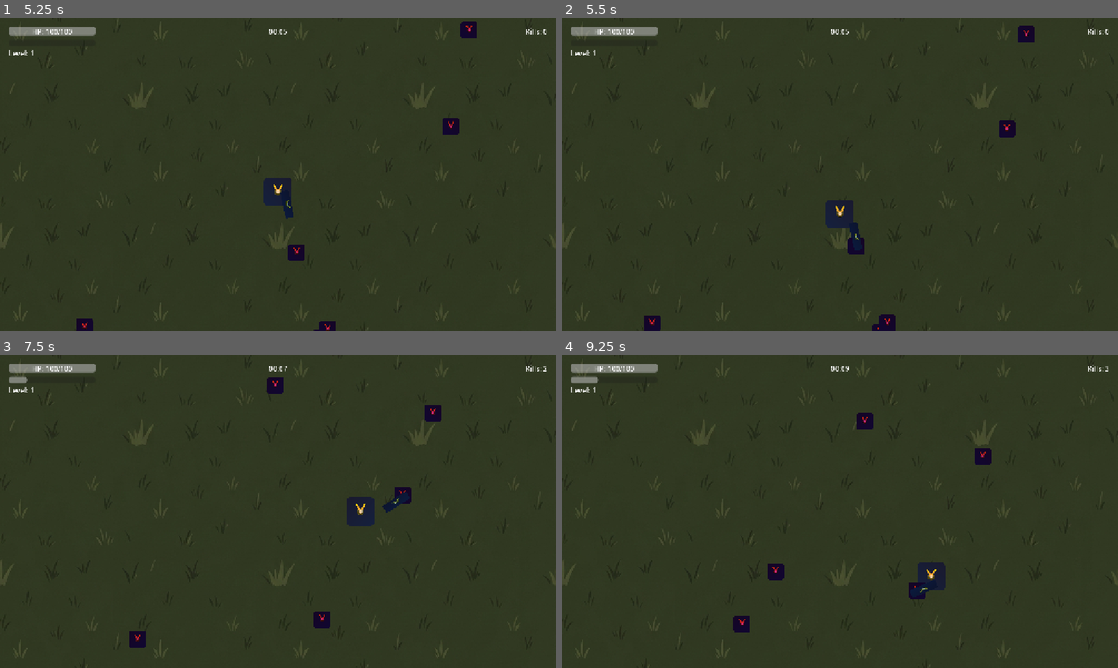
Above: before the commit, frames 1-4 (two rows, left to right).
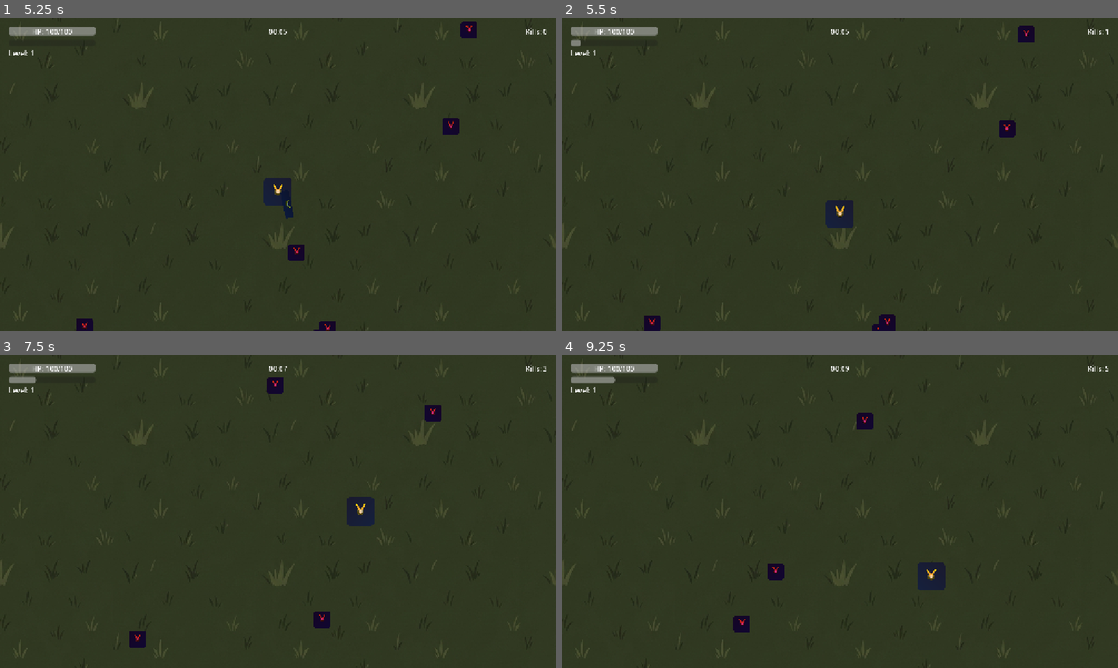
Above: after the commit, the same moments.

Repository: TeeShi/Tutien_Sinhton
Game: Godot game, scene res://scenes/main/Main.tscn
Two runs of this game, one before a commit and one after it. Both use one fixed random seed, a clock stepped at 60 frames per second and the inputs below.
Inputs:
- Up to frame 1 (5.25 s): hold D (move_right) 0.53-1.28 s; hold S (move_down) 1.28-2.03 s; hold D (move_right) 2.03-2.78 s; hold W (move_up) 2.78-3.53 s; hold A (move_left) 3.53-5.03 s; hold S (move_down) from 5.03 s (still down)
- Up to frame 2 (5.5 s): keep holding S (move_down)
- Up to frame 3 (7.5 s): release S (move_down) at 5.78 s; hold D (move_right) 5.78-6.53 s; hold W (move_up) 6.53-7.28 s; hold D (move_right) from 7.28 s (still down)
- Up to frame 4 (9.25 s): release D (move_right) at 8.03 s; hold S (move_down) 8.03-8.78 s; hold A (move_left) from 8.78 s (still down)

Frame 1 is identical in both runs. In frame 2, 0.3% of the frame differs, in the area x 1-99%, y 3-76%; in frame 3, 0.3%; in frame 4, 0.4%, in the area x 6-99%, y 3-78%.

Commit message:
Add Elite enemies (YeuLang, BachCotTinh), fix projectile hitbox, add HP regen, create TeeShi-GameLib

Diff:
--- /dev/null
+++ b/TuTienSinhTon/scenes/enemies/BachCotTinh.tscn
@@ -0,0 +1,30 @@
+[gd_scene load_steps=3 format=3 uid="uid://bachcottinh_scene"]
+
+[ext_resource type="Script" path="res://scripts/enemies/BachCotTinh.gd" id="1_script"]
+[ext_resource type="Texture2D" uid="uid://icon" path="res://icon.svg" id="2_icon"]
+
+[sub_resource type="RectangleShape2D" id="RectangleShape2D_collision"]
+size = Vector2(60, 60)
+
+[sub_resource type="RectangleShape2D" id="RectangleShape2D_hitbox"]
+size = Vector2(70, 70)
+
+[node name="BachCotTinh" type="CharacterBody2D"]
+collision_layer = 2
+collision_mask = 1
+script = ExtResource("1_script")
+
+[node name="Sprite2D" type="Sprite2D" parent="."]
+modulate = Color(0.95, 0.95, 1, 1)
+scale = Vector2(0.5, 0.5)
+texture = ExtResource("2_icon")
+
+[node name="CollisionShape2D" type="CollisionShape2D" parent="."]
+shape = SubResource("RectangleShape2D_collision")
+
+[node name="Hitbox" type="Area2D" parent="."]
+collision_layer = 2
+collision_mask = 1
+
+[node name="CollisionShape2D" type="CollisionShape2D" parent="Hitbox"]
+shape = SubResource("RectangleShape2D_hitbox")
--- /dev/null
+++ b/TuTienSinhTon/scenes/enemies/YeuLang.tscn
@@ -0,0 +1,30 @@
+[gd_scene load_steps=3 format=3 uid="uid://yeulang_scene"]
+
+[ext_resource type="Script" path="res://scripts/enemies/YeuLang.gd" id="1_script"]
+[ext_resource type="Texture2D" uid="uid://icon" path="res://icon.svg" id="2_icon"]
+
+[sub_resource type="RectangleShape2D" id="RectangleShape2D_collision"]
+size = Vector2(36, 36)
+
+[sub_resource type="RectangleShape2D" id="RectangleShape2D_hitbox"]
+size = Vector2(40, 40)
+
+[node name="YeuLang" type="CharacterBody2D"]
+collision_layer = 2
+collision_mask = 1
+script = ExtResource("1_script")
+
+[node name="Sprite2D" type="Sprite2D" parent="."]
+modulate = Color(0.3, 0.3, 0.7, 1)
+scale = Vector2(0.3, 0.3)
+texture = ExtResource("2_icon")
+
+[node name="CollisionShape2D" type="CollisionShape2D" parent="."]
+shape = SubResource("RectangleShape2D_collision")
+
+[node name="Hitbox" type="Area2D" parent="."]
+collision_layer = 2
+collision_mask = 1
+
+[node name="CollisionShape2D" type="CollisionShape2D" parent="Hitbox"]
+shape = SubResource("RectangleShape2D_hitbox")
--- a/TuTienSinhTon/scenes/projectiles/SwordProjectile.tscn
+++ b/TuTienSinhTon/scenes/projectiles/SwordProjectile.tscn
@@ -4,7 +4,7 @@
 [ext_resource type="Texture2D" uid="uid://icon" path="res://icon.svg" id="2_sprite"]
 
 [sub_resource type="RectangleShape2D" id="RectangleShape2D_hitbox"]
-size = Vector2(32, 8)
+size = Vector2(60, 20)
 
 [node name="SwordProjectile" type="Area2D"]
 collision_layer = 4
--- /dev/null
+++ b/TuTienSinhTon/scripts/enemies/BachCotTinh.gd
@@ -0,0 +1,72 @@
+# ╔═══════════════════════════════════════════════════════════════════════════╗
+# ║                          BẠCH CỐT TINH                                    ║
+# ║                    Boss Enemy - White Bone Spirit                         ║
+# ╚═══════════════════════════════════════════════════════════════════════════╝
+#
+# ┌─────────────────────────────────────────────────────────────────────────┐
+# │ Bạch Cốt Tinh - Boss đầu tiên                                           │
+# │                                                                         │
+# │ ĐẶC ĐIỂM:                                                               │
+# │   - HP rất cao (100)                                                    │
+# │   - Damage cao (20)                                                     │
+# │   - Di chuyển chậm nhưng ổn định                                        │
+# │   - Khi chết drop nhiều XP và Gold                                      │
+# │   - Có thể có skill đặc biệt (sau này)                                  │
+# └─────────────────────────────────────────────────────────────────────────┘
+
+extends BaseEnemy
+
+
+# Boss-specific variables
+var is_enraged: bool = false  # Boost stats khi HP thấp
+
+
+func _ready() -> void:
+	# Set enemy info
+	enemy_id = "bach_cot_tinh"
+	enemy_name = "Bạch Cốt Tinh"
+	enemy_type = EnemyType.BOSS
+
+	# Stats - Boss level
+	max_hp = 100
+	damage = 20
+	move_speed = 40.0  # Chậm nhưng đáng sợ
+	xp_value = 50
+	gold_value = 10
+	attack_cooldown = 1.0
+	knockback_resistance = 0.8  # Gần như không bị đẩy
+
+	# Call parent
+	super._ready()
+
+	# Notify boss spawned
+	Events.boss_spawned.emit(self)
+	print("⚠️ BOSS XUẤT HIỆN: ", enemy_name, "!")
+
+
+func take_damage(amount: float, knockback_direction: Vector2 = Vector2.ZERO) -> void:
+	super.take_damage(amount, knockback_direction)
+
+	# Enrage khi HP dưới 30%
+	if not is_enraged and current_hp < max_hp * 0.3:
+		_enrage()
+
+
+func _enrage() -> void:
+	is_enraged = true
+
+	# Boost stats
+	move_speed *= 1.5
+	damage = int(damage * 1.5)
+	attack_cooldown *= 0.7
+
+	# Visual feedback (có thể thêm effect sau)
+	if sprite:
+		sprite.modulate = Color(1, 0.3, 0.3)  # Đỏ lên
+
+	print("💀 ", enemy_name, " CUỒNG NỘ!")
+
+
+func _die() -> void:
+	print("🎉 BOSS ", enemy_name, " ĐÃ BỊ TIÊU DIỆT!")
+	super._die()
--- /dev/null
+++ b/TuTienSinhTon/scripts/enemies/YeuLang.gd
@@ -0,0 +1,36 @@
+# ╔═══════════════════════════════════════════════════════════════════════════╗
+# ║                              YÊU LANG                                     ║
+# ║                    Elite Enemy - Demon Wolf                               ║
+# ╚═══════════════════════════════════════════════════════════════════════════╝
+#
+# ┌─────────────────────────────────────────────────────────────────────────┐
+# │ Yêu Lang - Sói ma mạnh hơn, ít hơn                                      │
+# │ Tương đương với "SmallMonster" trong Vampire Survivors                  │
+# │                                                                         │
+# │ ĐẶC ĐIỂM:                                                               │
+# │   - HP cao hơn TiểuYêuTrùng x3                                          │
+# │   - Damage cao hơn x2                                                   │
+# │   - Di chuyển nhanh hơn x1.5                                            │
+# │   - XP drop nhiều hơn x5                                                │
+# └─────────────────────────────────────────────────────────────────────────┘
+
+extends BaseEnemy
+
+
+func _ready() -> void:
+	# Set enemy info
+	enemy_id = "yeu_lang"
+	enemy_name = "Yêu Lang"
+	enemy_type = EnemyType.ELITE
+
+	# Stats - Mạnh hơn nhưng ít hơn
+	max_hp = 25
+	damage = 10
+	move_speed = 80.0
+	xp_value = 5
+	gold_value = 1
+	attack_cooldown = 0.8
+	knockback_resistance = 0.3  # Khó đẩy hơn
+
+	# Call parent
+	super._ready()
--- a/TuTienSinhTon/scripts/player/Player.gd
+++ b/TuTienSinhTon/scripts/player/Player.gd
@@ -352,3 +352,9 @@
 	for weapon in weapon_container.get_children():
 		if weapon.has_method("recalculate_stats"):
 			weapon.recalculate_stats()
+
+
+## Thêm HP regen rate
+func add_hp_regen(amount: float) -> void:
+	recovery += amount
+	print("HP Regen increased to: ", recovery, " HP/s")
--- a/TuTienSinhTon/scripts/systems/EnemySpawner.gd
+++ b/TuTienSinhTon/scripts/systems/EnemySpawner.gd
@@ -39,9 +39,8 @@
 
 const ENEMY_SCENES = {
 	"tieu_yeu_trung": preload("res://scenes/enemies/TieuYeuTrung.tscn"),
-	# Thêm enemy types khác sau:
-	# "cuong_thi": preload("res://scenes/enemies/CuongThi.tscn"),
-	# "oan_hon": preload("res://scenes/enemies/OanHon.tscn"),
+	"yeu_lang": preload("res://scenes/enemies/YeuLang.tscn"),
+	"bach_cot_tinh": preload("res://scenes/enemies/BachCotTinh.tscn"),
 }
 
 
@@ -66,25 +65,52 @@
 			["tieu_yeu_trung", 100],  # 100% chance
 		]
 	},
+	30: {  # 0:30 - Introduce Elite
+		"spawn_rate": 1.2,
+		"enemies": [
+			["tieu_yeu_trung", 90],   # 90%
+			["yeu_lang", 10],          # 10% Elite
+		]
+	},
 	60: {  # 1:00
 		"spawn_rate": 1.5,
 		"enemies": [
-			["tieu_yeu_trung", 100],
+			["tieu_yeu_trung", 80],
+			["yeu_lang", 20],
+		]
+	},
+	90: {  # 1:30 - BOSS TIME!
+		"spawn_rate": 2.0,
+		"enemies": [
+			["tieu_yeu_trung", 75],
+			["yeu_lang", 20],
+			["bach_cot_tinh", 5],     # 5% Boss!
 		]
 	},
 	120: {  # 2:00
-		"spawn_rate": 2.0,
-		"enemies": [
-			["tieu_yeu_trung", 100],
-		]
-	},
-	300: {  # 5:00 - Spike
+		"spawn_rate": 2.5,
+		"enemies": [
+			["tieu_yeu_trung", 70],
+			["yeu_lang", 25],
+			["bach_cot_tinh", 5],
+		]
+	},
+	180: {  # 3:00 - More Elites
 		"spawn_rate": 3.0,
 		"enemies": [
-			["tieu_yeu_trung", 100],
-		]
-	},
-	# Thêm waves sau...
+			["tieu_yeu_trung", 60],
+			["yeu_lang", 30],
+			["bach_cot_tinh", 10],
+		]
+	},
+	300: {  # 5:00 - Chaos
+		"spawn_rate": 4.0,
+		"enemies": [
+			["tieu_yeu_trung", 50],
+			["yeu_lang", 35],
+			["bach_cot_tinh", 15],
+		]
+	},
 }
 
 
Not shown: 1 places in TuTienSinhTon/scenes/main/Main.tscn that only renumber resources
Not shown, added: TuTienSinhTon/scripts/enemies/BachCotTinh.gd.uid
Not shown, added: TuTienSinhTon/scripts/enemies/YeuLang.gd.uid
